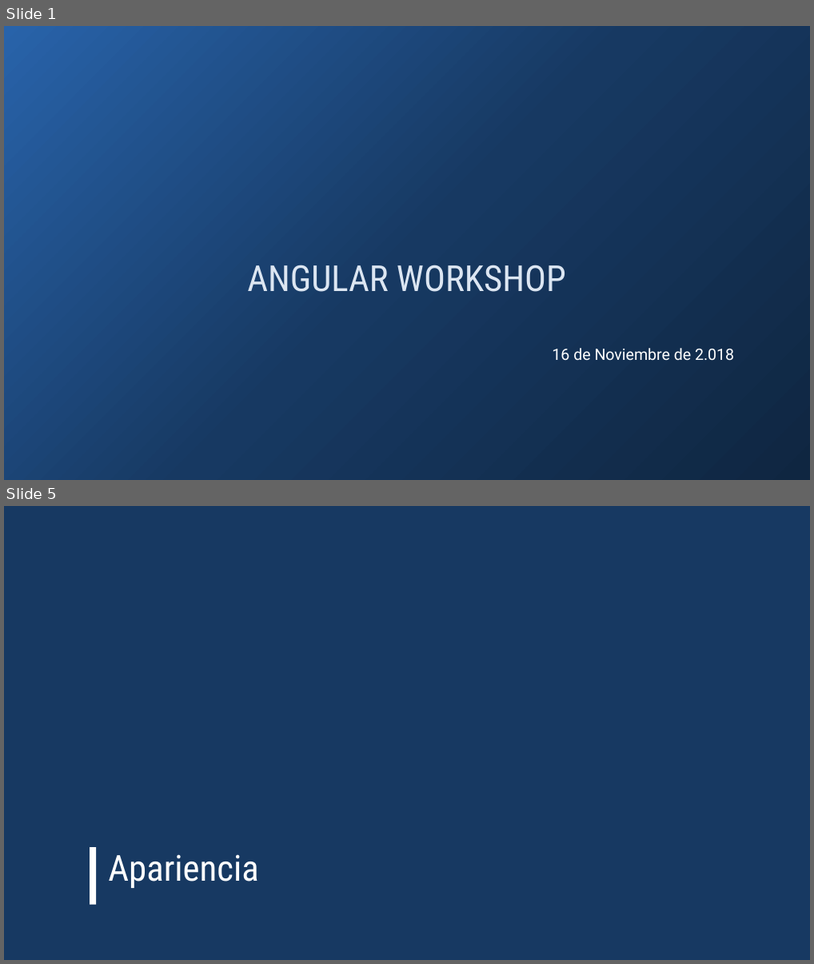
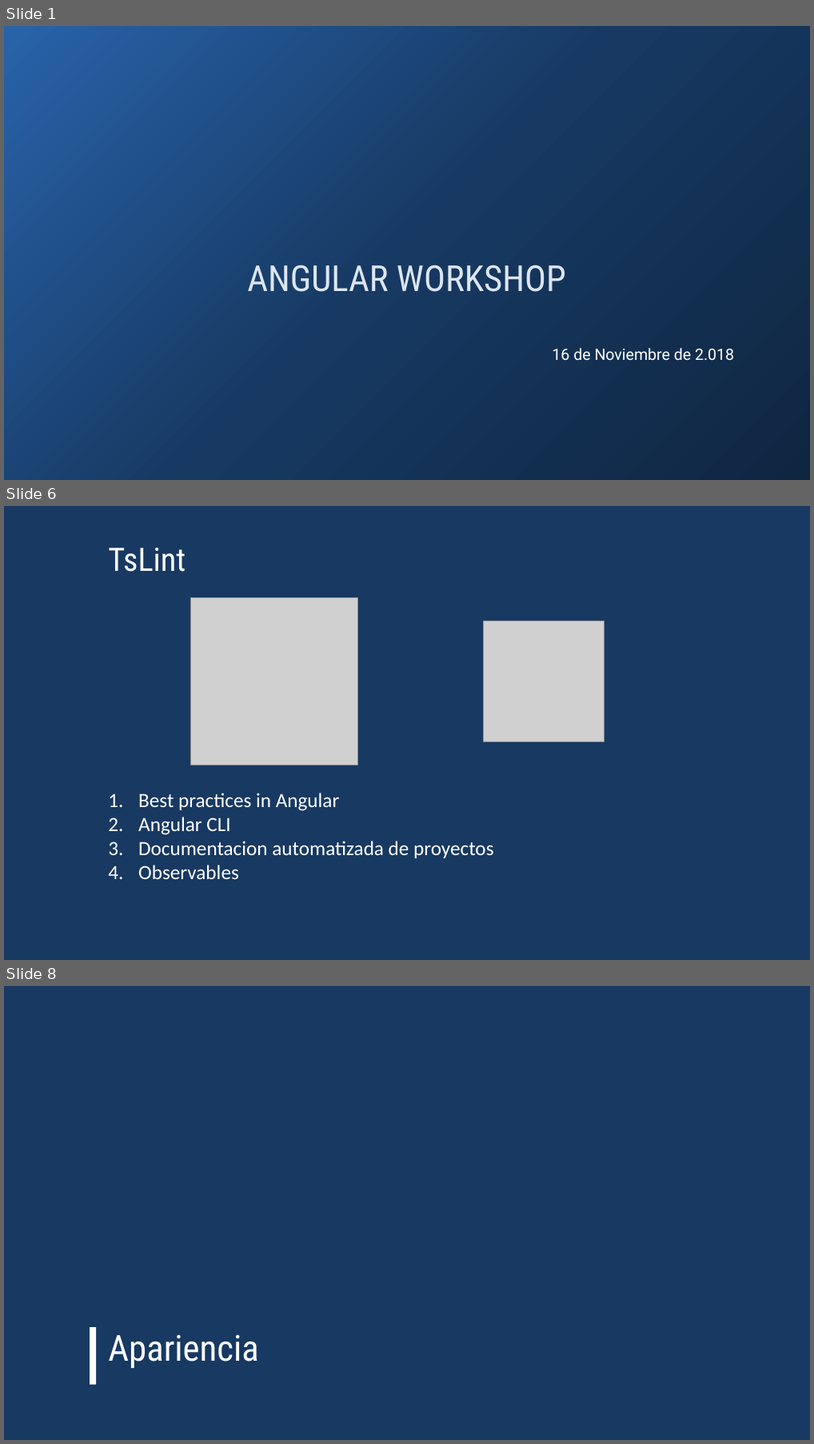
Before and after one commit to rached193/AngularWorkshop-20181116, a slide deck: AngularWorkshop-16-11-2018.pptx. Shown one above the other, each under a label of ours: slides 1 and 5 before the commit, slides 1, 6 and 8 after it; the slides between them are not shown. The pictures are 814x964 and 814x1444 pixels, drawn with LibreOffice and Linux fonts; fonts in the diff are those of the drawing; grey boxes stand for pictures; background and template pictures are left out. Boxes give left, top, right and bottom in pixels: in the first picture for what was removed or moved away, otherwise in the second. Text is boxed around its words. In the diff, an @@ line names an element or a change of style, - is before the commit and + after.

```diff
--- a/AngularWorkshop-16-11-2018.pptx
+++ b/AngularWorkshop-16-11-2018.pptx
@@ slide 6 added at bbox=[4, 506, 810, 960], background #173962 @@
@@ title added at bbox=[108, 548, 186, 572], 38.4 pt, text #FFFFFF @@
+TsLint
@@ picture added at bbox=[191, 597, 358, 765] @@
@@ picture added at bbox=[484, 621, 604, 741] @@
@@ text added at bbox=[138, 792, 494, 879], 24 pt, text #FFFFFF @@
+1. Best practices in Angular
+2. Angular CLI
+3. Documentacion automatizada de proyectos
+4. Observables
@@ what was slide 5 is now slide 8 @@
```
Also in this commit, not shown: 3 slides changed, 8 other slides added, 1 slide removed.
